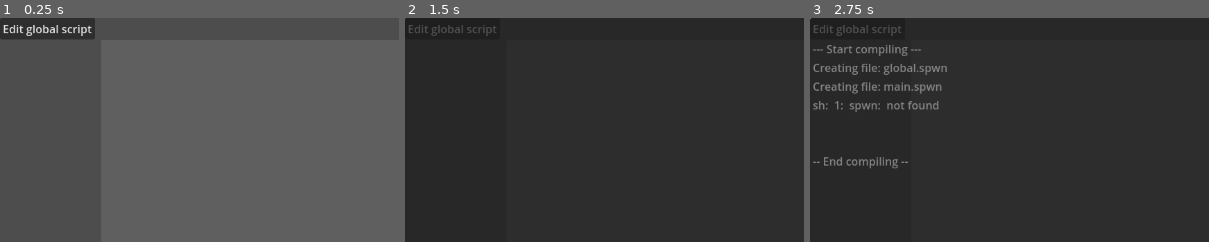
Above: before the commit, frames 1-3 (left to right).
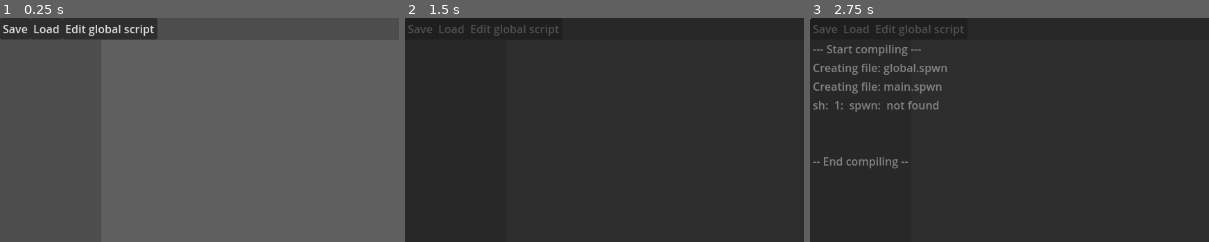
Above: after the commit, the same moments.

Repository: dash-engine/Dash-Engine
Game: Godot game, scene res://main.tscn
The game is run twice, just before and just after one commit, with the same random seed, the same clock (stepped at 60 frames per second) and the same inputs.
Inputs (mouse positions are % of the whole screen's width and height, from its top left):
- Up to frame 1 (0.25 s): no input
- Up to frame 2 (1.5 s): click (93, 13) at 0.52 s; type "Alex" at 0.6 s; click "Compile" at 1.25 s
- Up to frame 3 (2.75 s): click "Edit global script" at 2 s
The pictures show only the part of the screen within x 0-50%, y 0-50%; the shares and areas given below are measured in that part.

The runs differ from the first frame. In frame 1, 1.8% of the frame differs, in the area x 0-40%, y 0-10%; in frame 2, 0.4%; in frame 3, 0.4%.
Error before the commit: Attempt to call function 'get_open_error' in base 'null instance' on a null instance. (res://scripts/compiler.gd:96)
Error after the commit: Attempt to call function 'get_open_error' in base 'null instance' on a null instance. (res://scripts/compiler.gd:95)

Commit message:
started save/load

Diff:
--- /dev/null
+++ b/assets/buttonTheme.tres
@@ -0,0 +1,8 @@
+[gd_resource type="Theme" format=3 uid="uid://dlrca21g6xugd"]
+
+[resource]
+Button/styles/disabled = null
+Button/styles/focus = null
+Button/styles/hover = null
+Button/styles/normal = null
+Button/styles/pressed = null
--- a/global.gd
+++ b/global.gd
@@ -9,6 +9,9 @@
 
 var output = ""
 var outputRef = null
+
+var projectName = "test"
+var levelName = "test"
 
 func resetOutput():
 	toggleOutput(false)
@@ -48,3 +51,10 @@
 
 func wait(sec):
 	return await get_tree().create_timer(sec).timeout
+
+func saveProject():
+	var projectJson = convertProjectToJson()
+	Data.save_data(projectJson,projectName)
+
+func loadProject(projectName):
+	var projectData = Data.load_data(projectName)
--- a/main.tscn
+++ b/main.tscn
@@ -1,6 +1,7 @@
-[gd_scene load_steps=4 format=3 uid="uid://cctfi18ju7m2w"]
+[gd_scene load_steps=5 format=3 uid="uid://cctfi18ju7m2w"]
 
 [ext_resource type="Script" path="res://scripts/main.gd" id="1_48syh"]
+[ext_resource type="Theme" uid="uid://dlrca21g6xugd" path="res://assets/buttonTheme.tres" id="2_b2s04"]
 [ext_resource type="Script" path="res://scripts/properties.gd" id="2_ro366"]
 
 [sub_resource type="Theme" id="Theme_u2afu"]
@@ -37,20 +38,8 @@
 offset_top = 524.0
 offset_right = 32.0
 offset_bottom = 555.0
+theme = ExtResource("2_b2s04")
 text = "+"
-
-[node name="compile" type="Button" parent="."]
-layout_mode = 0
-offset_left = 1080.0
-offset_right = 1152.0
-offset_bottom = 31.0
-text = "Compile"
-
-[node name="edit_global_script" type="Button" parent="."]
-layout_mode = 0
-offset_right = 72.0
-offset_bottom = 31.0
-text = "Edit global script"
 
 [node name="properties" type="Control" parent="." node_paths=PackedStringArray("nameTextBox", "uidTextBox", "editScriptButton", "objTypeBox")]
 anchors_preset = 0
@@ -88,6 +77,7 @@
 offset_top = 359.0
 offset_right = 1152.0
 offset_bottom = 390.0
+theme = ExtResource("2_b2s04")
 text = "Edit script"
 
 [node name="delete" type="Button" parent="properties"]
@@ -96,6 +86,7 @@
 offset_top = 398.0
 offset_right = 1152.0
 offset_bottom = 429.0
+theme = ExtResource("2_b2s04")
 text = "Delete object"
 
 [node name="objType" type="Control" parent="properties"]
@@ -123,8 +114,47 @@
 popup/item_1/text = "spike"
 popup/item_1/id = 1
 
+[node name="Topbar" type="Control" parent="."]
+anchors_preset = 0
+offset_right = 1152.0
+offset_bottom = 32.0
+
+[node name="compile" type="Button" parent="Topbar"]
+layout_mode = 0
+offset_left = 1080.0
+offset_right = 1152.0
+offset_bottom = 31.0
+theme = ExtResource("2_b2s04")
+text = "Compile"
+
+[node name="edit_global_script" type="Button" parent="Topbar"]
+layout_mode = 0
+offset_left = 90.0
+offset_right = 227.0
+offset_bottom = 31.0
+theme = ExtResource("2_b2s04")
+text = "Edit global script"
+
+[node name="saveButton" type="Button" parent="Topbar"]
+layout_mode = 0
+offset_right = 44.0
+offset_bottom = 31.0
+theme = ExtResource("2_b2s04")
+text = "Save"
+
+[node name="loadButton" type="Button" parent="Topbar"]
+layout_mode = 0
+offset_left = 44.0
+offset_right = 90.0
+offset_bottom = 31.0
+theme = ExtResource("2_b2s04")
+text = "Load
+"
+
 [connection signal="pressed" from="addObj" to="." method="_on_button_pressed"]
-[connection signal="pressed" from="compile" to="." method="_on_compile_pressed"]
-[connection signal="pressed" from="edit_global_script" to="." method="_on_edit_global_script_pressed"]
 [connection signal="pressed" from="properties/editScript" to="properties" method="_on_edit_script_pressed"]
 [connection signal="item_selected" from="properties/objType/objType" to="properties" method="_on_obj_type_item_selected"]
+[connection signal="pressed" from="Topbar/compile" to="." method="_on_compile_pressed"]
+[connection signal="pressed" from="Topbar/edit_global_script" to="." method="_on_edit_global_script_pressed"]
+[connection signal="pressed" from="Topbar/saveButton" to="." method="_on_save_button_pressed"]
+[connection signal="pressed" from="Topbar/loadButton" to="." method="_on_load_button_pressed"]
--- a/project.godot
+++ b/project.godot
@@ -22,3 +22,4 @@
 Global="*res://global.gd"
 ansi_parser="*res://scripts/ansi_parser.gd"
 Objects="*res://scripts/objects.gd"
+Data="*res://scripts/data.gd"
--- a/scripts/compiler.gd
+++ b/scripts/compiler.gd
@@ -76,10 +76,9 @@
 
 func compileCommand():
 	var filename = "main.spwn"
-	var project_name = "project"
 
 	var command = "spwn"
-	var arguments = ["build", OS.get_user_data_dir()+"/temp/"+filename, "--level-name", '"test"']
+	var arguments = ["build", OS.get_user_data_dir()+"/temp/"+filename, "--level-name", '"%s"' % Global.levelName]
 
 	var output = []
 	var error_code = OS.execute(command, arguments, output, true, true)
--- /dev/null
+++ b/scripts/data.gd
@@ -0,0 +1,22 @@
+extends Node
+
+func save_data(content, fileName):
+	var file = FileAccess.open("user://" + fileName,FileAccess.WRITE)
+	file.store_string(content)
+	file = null
+
+func load_data(fileName:String):
+	if !file_exist(fileName):
+		return
+	var file = FileAccess.open("user://" + fileName,FileAccess.READ)
+	var content = file.get_as_text()
+	return content
+
+func delete_data(fileName):
+	var dir = DirAccess.open("user://")
+	if dir.file_exists(fileName):
+		dir.remove(fileName)
+
+func file_exist(fileName):
+	var dir = DirAccess.open("user://")
+	return dir.file_exists(fileName)
--- a/scripts/main.gd
+++ b/scripts/main.gd
@@ -22,3 +22,9 @@
 	var clone = load("res://scenes/scriptEditor.tscn").instantiate()
 	clone.uid = "global"
 	get_tree().root.add_child(clone)
+
+func _on_save_button_pressed() -> void:
+	Global.saveProject()
+
+func _on_load_button_pressed() -> void:
+	Global.loadProject("test")
